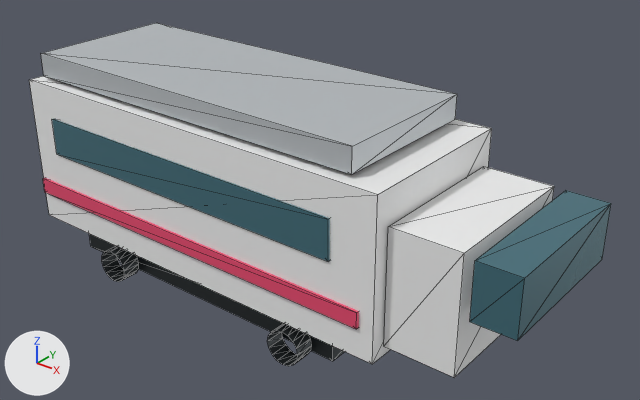
One commit to the glTF model public/models/trains/talent2.glb: the scene before it, then after it.
Both versions are drawn from a camera (50 mm lens) standing at (2.82, -2.94, 2.45) and looking at (0.4, 0.09, 0.58). Every picture has the same lights, and +X, +Y and +Z are marked at lower left. The older version comes first. Mesh edges are drawn as thin lines.

In view in the first picture: 'body_shell', 'bogie_front_0', 'bogie_front_1', 'front_glass', 'front_nose', 'livery_stripe', 'roof', 'undercarriage', 'window_band'.
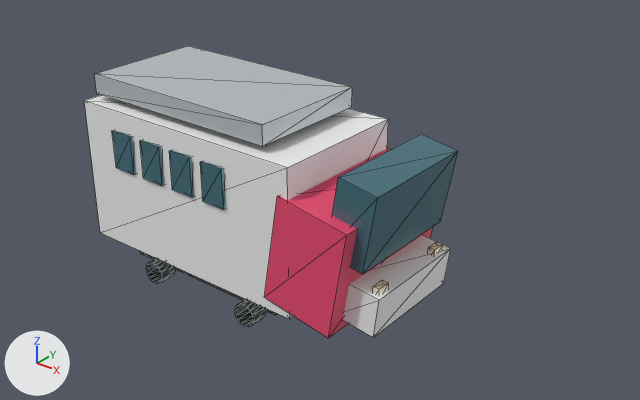
Edits to the bpy script that builds the scene:
```text
Change me_windows_cube:
    where me_windows_cube.from_pydata(...)  # 8 vertices, 12 faces; spans x -0.5..0.5, y -0.5..0.5, z -0.5..0.5
    remove me_windows_cube.materials.append(mat_window_material)  # cyan #51808d
    add me_windows_cube.materials.append(mat_windows_material)  # cyan #51808d
Change ob_body_shell:
    ob_body_shell.location: (0.0, 0.0, 0.62) -> (-0.08, 0.0, 0.58)
    ob_body_shell.scale: (2.2, 0.88, 0.78) -> (1.34, 0.74, 0.75)
Change ob_window_band:
    ob_window_band: bpy.data.objects.new('window_band', me_windows_cube) -> bpy.data.objects.new('window_band', me_body_cube)
    ob_window_band.location: (-0.03, 0.0, 0.74) -> (0.9, 0.0, 0.35)
    ob_window_band.rotation_euler: (0.0, 0.0, 0.0) -> (0.0, 0.12, 0.0)  # degrees (0, 0, 0) -> degrees (0, 6.9, 0)
    ob_window_band.scale: (1.8, 0.9, 0.195) -> (0.22, 0.58, 0.2)
Change ob_livery_stripe:
    ob_livery_stripe: bpy.data.objects.new('livery_stripe', me_accent_cube) -> bpy.data.objects.new('livery_stripe', me_windows_cube)
    ob_livery_stripe.location: (-0.03, 0.0, 0.42) -> (-0.468, 0.371, 0.75)
    ob_livery_stripe.scale: (2.11, 0.91, 0.08) -> (0.135, 0.025, 0.2)
Change ob_roof:
    ob_roof.location: (-0.05, 0.0, 1.09) -> (-0.15, 0.0, 1.04)
    ob_roof.scale: (1.98, 0.78, 0.12) -> (1.12, 0.64, 0.1)
Change ob_undercarriage:
    ob_undercarriage.location: (-0.05, 0.0, 0.14) -> (-0.05, 0.0, 0.19)
    ob_undercarriage.scale: (1.72, 0.66, 0.18) -> (0.958, 0.58, 0.14)
Change ob_front_nose:
    ob_front_nose: bpy.data.objects.new('front_nose', me_body_cube) -> bpy.data.objects.new('front_nose', me_accent_cube)
    ob_front_nose.location: (1.28, 0.0, 0.57) -> (0.68, 0.0, 0.51)
    ob_front_nose.rotation_euler: (0.0, 0.0, 0.0) -> (0.0, 0.17, 0.0)  # degrees (0, 0, 0) -> degrees (0, 10, 0)
    ob_front_nose.scale: (0.34, 0.75, 0.562) -> (0.38, 0.76, 0.55)
Change ob_front_glass:
    ob_front_glass.location: (1.6, 0.0, 0.71) -> (0.88, 0.0, 0.75)
    ob_front_glass.rotation_euler: (0.0, 0.0, 0.0) -> (0.0, 0.17, 0.0)  # degrees (0, 0, 0) -> degrees (0, 10, 0)
    ob_front_glass.scale: (0.2, 0.77, 0.265) -> (0.2, 0.62, 0.38)
Change ob_bogie_front_0:
    ob_bogie_front_0.location: (-0.594, -0.38, 0.08) -> (-0.315, -0.34, 0.12)
    ob_bogie_front_0.scale: (0.18, 0.18, 0.1) -> (0.12, 0.12, 0.09)
Change ob_bogie_front_1:
    ob_bogie_front_1.location: (0.594, -0.38, 0.08) -> (0.315, -0.34, 0.12)
    ob_bogie_front_1.scale: (0.18, 0.18, 0.1) -> (0.12, 0.12, 0.09)
Add ob_headlight_1:
    ob_headlight_1 = bpy.data.objects.new('headlight_1', me_lamp_cube)  # a box spanning x -0.5..0.5, y -0.5..0.5, z -0.5..0.5; in mat_lamp_material (beige #fff4cd)
    ob_headlight_1.parent = ob_train_root
    ob_headlight_1.location = (0.98, -0.22, 0.43)
    ob_headlight_1.scale = (0.035, 0.07, 0.07)
Add ob_headlight_0:
    ob_headlight_0 = bpy.data.objects.new('headlight_0', me_lamp_cube)  # a box spanning x -0.5..0.5, y -0.5..0.5, z -0.5..0.5; in mat_lamp_material (beige #fff4cd)
    ob_headlight_0.parent = ob_train_root
    ob_headlight_0.location = (0.98, 0.22, 0.43)
    ob_headlight_0.scale = (0.035, 0.07, 0.07)
Add ob_window_0_75_3_1:
    ob_window_0_75_3_1 = bpy.data.objects.new('window_0.75_3_1', me_windows_cube)
    ob_window_0_75_3_1.parent = ob_train_root
    ob_window_0_75_3_1.location = (0.147, -0.371, 0.75)
    ob_window_0_75_3_1.scale = (0.135, 0.025, 0.2)
Add ob_window_0_75_2_1:
    ob_window_0_75_2_1 = bpy.data.objects.new('window_0.75_2_1', me_windows_cube)
    ob_window_0_75_2_1.parent = ob_train_root
    ob_window_0_75_2_1.location = (-0.0575, -0.371, 0.75)
    ob_window_0_75_2_1.scale = (0.135, 0.025, 0.2)
Add ob_window_0_75_1_1:
    ob_window_0_75_1_1 = bpy.data.objects.new('window_0.75_1_1', me_windows_cube)
    ob_window_0_75_1_1.parent = ob_train_root
    ob_window_0_75_1_1.location = (-0.263, -0.371, 0.75)
    ob_window_0_75_1_1.scale = (0.135, 0.025, 0.2)
Add ob_window_0_75_0_1:
    ob_window_0_75_0_1 = bpy.data.objects.new('window_0.75_0_1', me_windows_cube)
    ob_window_0_75_0_1.parent = ob_train_root
    ob_window_0_75_0_1.location = (-0.468, -0.371, 0.75)
    ob_window_0_75_0_1.scale = (0.135, 0.025, 0.2)
```

Pixel boxes (x1, y1, x2, y2) of what changed, in the pictures (640 x 400 px):
'body_shell', moved, rescaled (34% narrower, 22% shorter)
    before: (29, 76, 492, 364)
    after: (84, 95, 388, 319)
'roof', moved, rescaled (38% narrower, 34% shorter)
    before: (41, 23, 457, 175)
    after: (94, 46, 352, 146)
'front_nose', reshaped, moved, turned, rescaled
    before: (384, 166, 554, 377)
    after: (264, 147, 433, 338)
'front_glass', recoloured, moved, turned, rescaled
    before: (470, 190, 611, 341)
    after: (332, 134, 458, 274)
'window_band', recoloured, reshaped, moved, turned, rescaled
    before: (52, 119, 330, 261)
    after: (343, 235, 451, 337)
'livery_stripe', recoloured, reshaped, moved, rescaled (not visible afterwards)
    before: (43, 178, 359, 329)
'undercarriage', moved, rescaled (mostly hidden)
    before: (89, 234, 345, 361)
    after: (140, 251, 277, 315)
'bogie_front_1', moved, rescaled (27% narrower, 35% shorter)
    before: (268, 324, 311, 366)
    after: (235, 300, 266, 327)
'bogie_front_0', moved, rescaled (19% narrower, 30% shorter)
    before: (102, 246, 138, 282)
    after: (146, 259, 175, 284)
'window_0.75_3_1', added (cyan)
    after: (200, 161, 226, 210)
'window_0.75_2_1', added (cyan)
    after: (169, 150, 194, 197)
'window_0.75_1_1', added (cyan)
    after: (140, 140, 164, 186)
'window_0.75_0_1', added (cyan)
    after: (112, 130, 136, 175)
'headlight_1', added
    after: (373, 280, 389, 294)
'headlight_0', added
    after: (428, 242, 443, 255)
